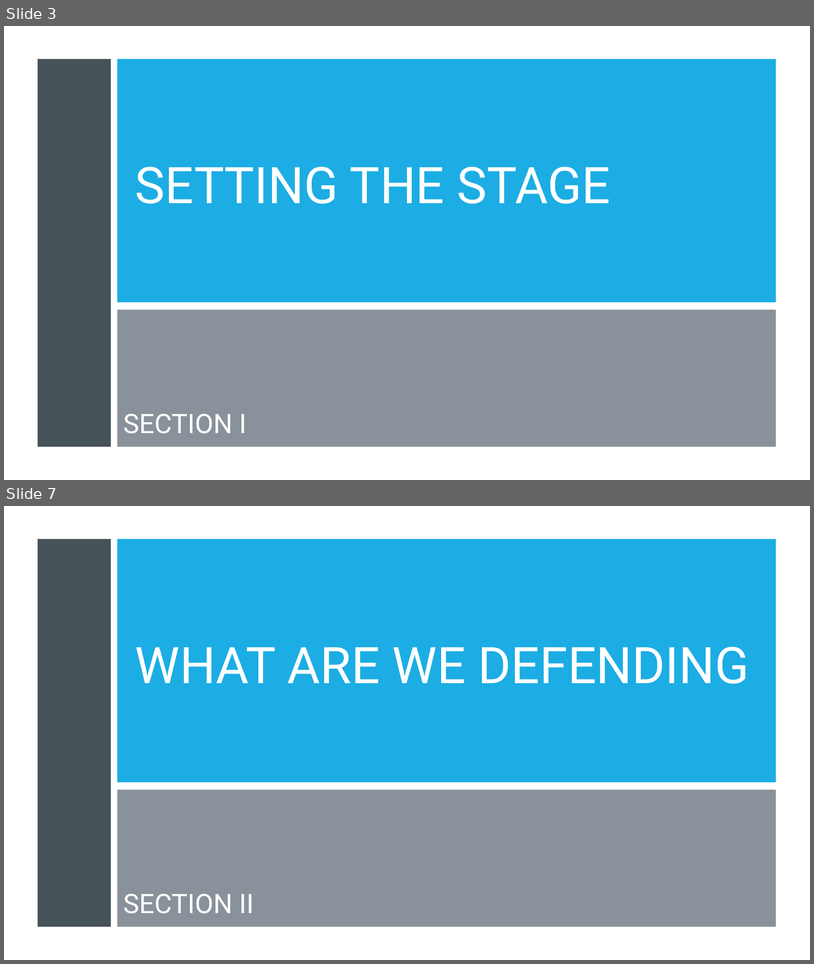
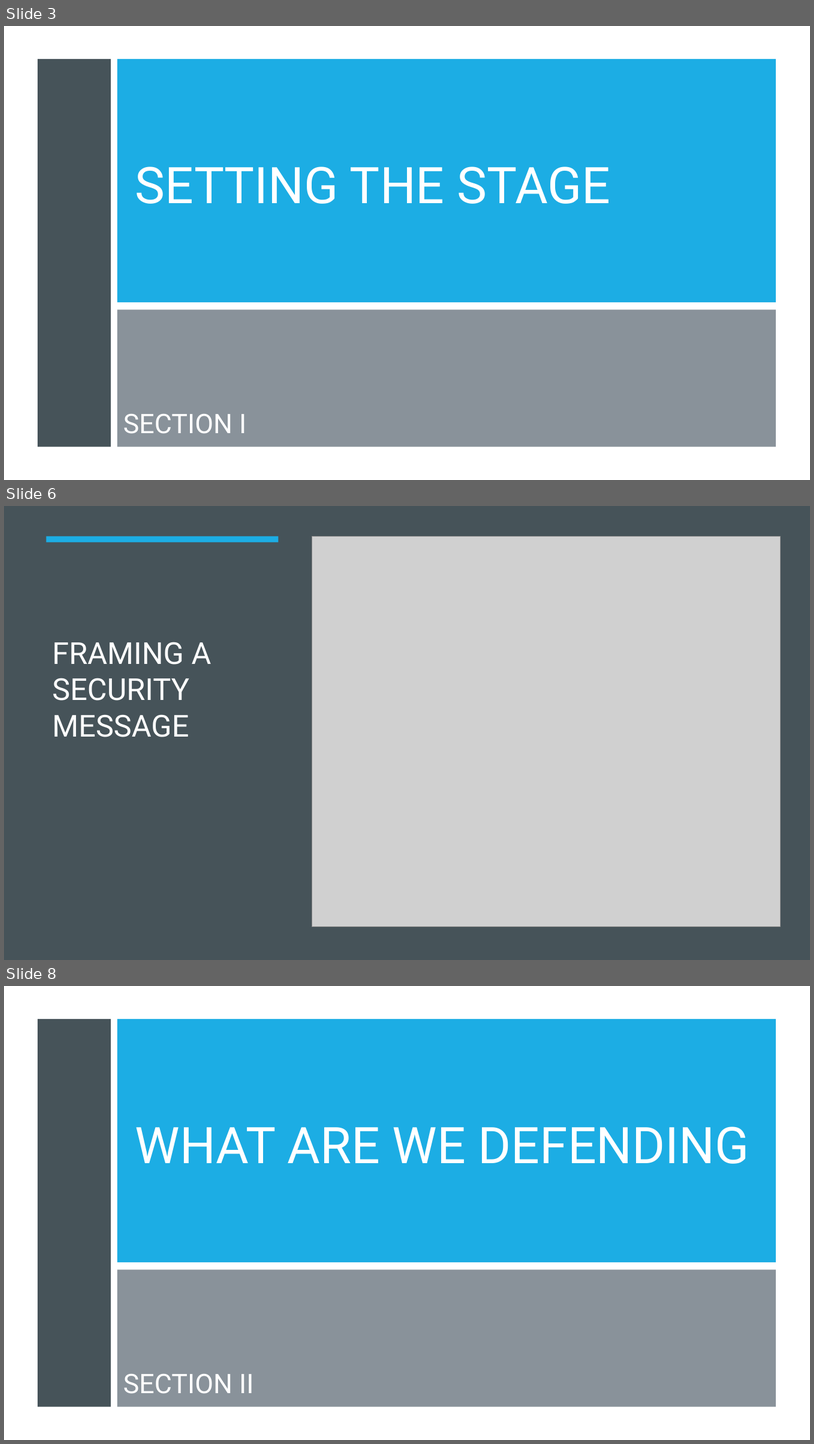
Before and after one commit to dr-natetorious/TIM-8301-Principals_of_CyberSecurity, a slide deck: Week8_OrgNeedsPresentation/BachmeierNTIM8301-8.pptx. Shown one above the other, each under a label of ours: slides 3 and 7 before the commit, slides 3, 6 and 8 after it; the slides between them are not shown. The pictures are 814x964 and 814x1444 pixels, drawn with LibreOffice and Linux fonts; fonts in the diff are those of the drawing; grey boxes stand for pictures. Boxes give left, top, right and bottom in pixels: in the first picture for what was removed or moved away, otherwise in the second. Text is boxed around its words. In the diff, an @@ line names an element or a change of style, - is before the commit and + after.

```diff
--- a/Week8_OrgNeedsPresentation/BachmeierNTIM8301-8.pptx
+++ b/Week8_OrgNeedsPresentation/BachmeierNTIM8301-8.pptx
@@ slide 6 added at (4, 506, 810, 960), background #000000 @@
@@ rectangle added at (4, 506, 810, 960), fill #465359 @@
@@ rectangle added at (47, 536, 279, 542), fill #1CADE4 @@
@@ picture added at (312, 536, 781, 927) @@
@@ title added at (52, 642, 212, 737), 36 pt, text #FFFFFF @@
+FRAMING A SECURITY MESSAGE
@@ what was slide 7 is now slide 8 @@
```
Also in this commit, not shown: 4 slides changed, 6 other slides added, 6 slides removed, 1 other file.
